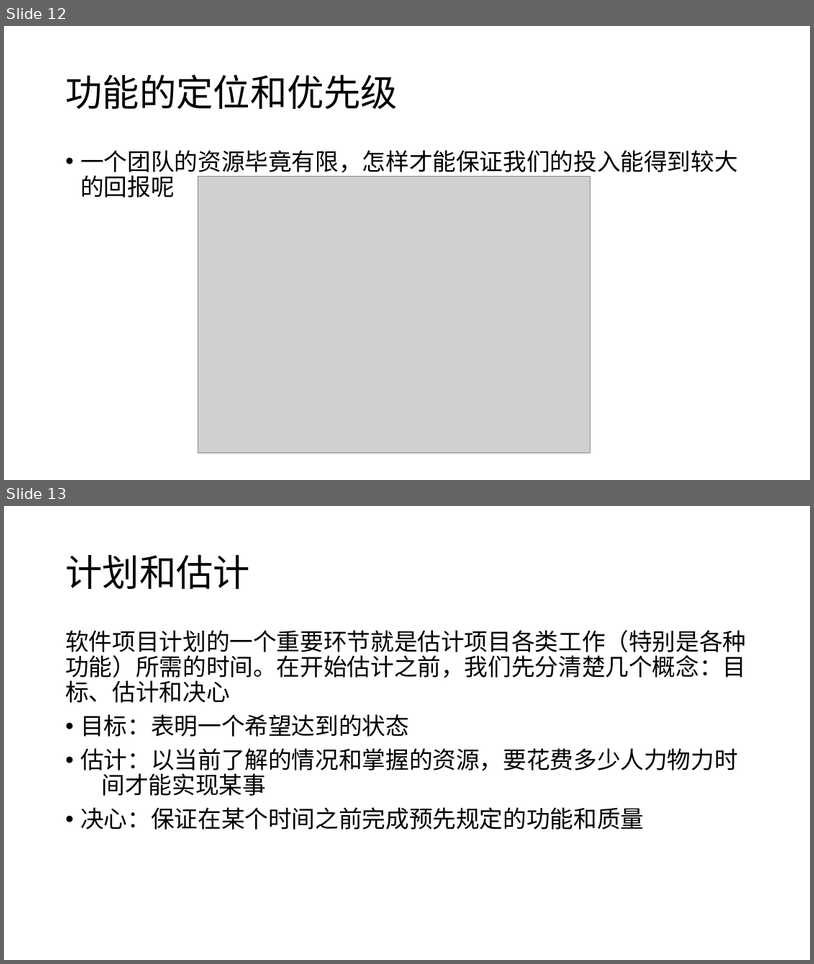
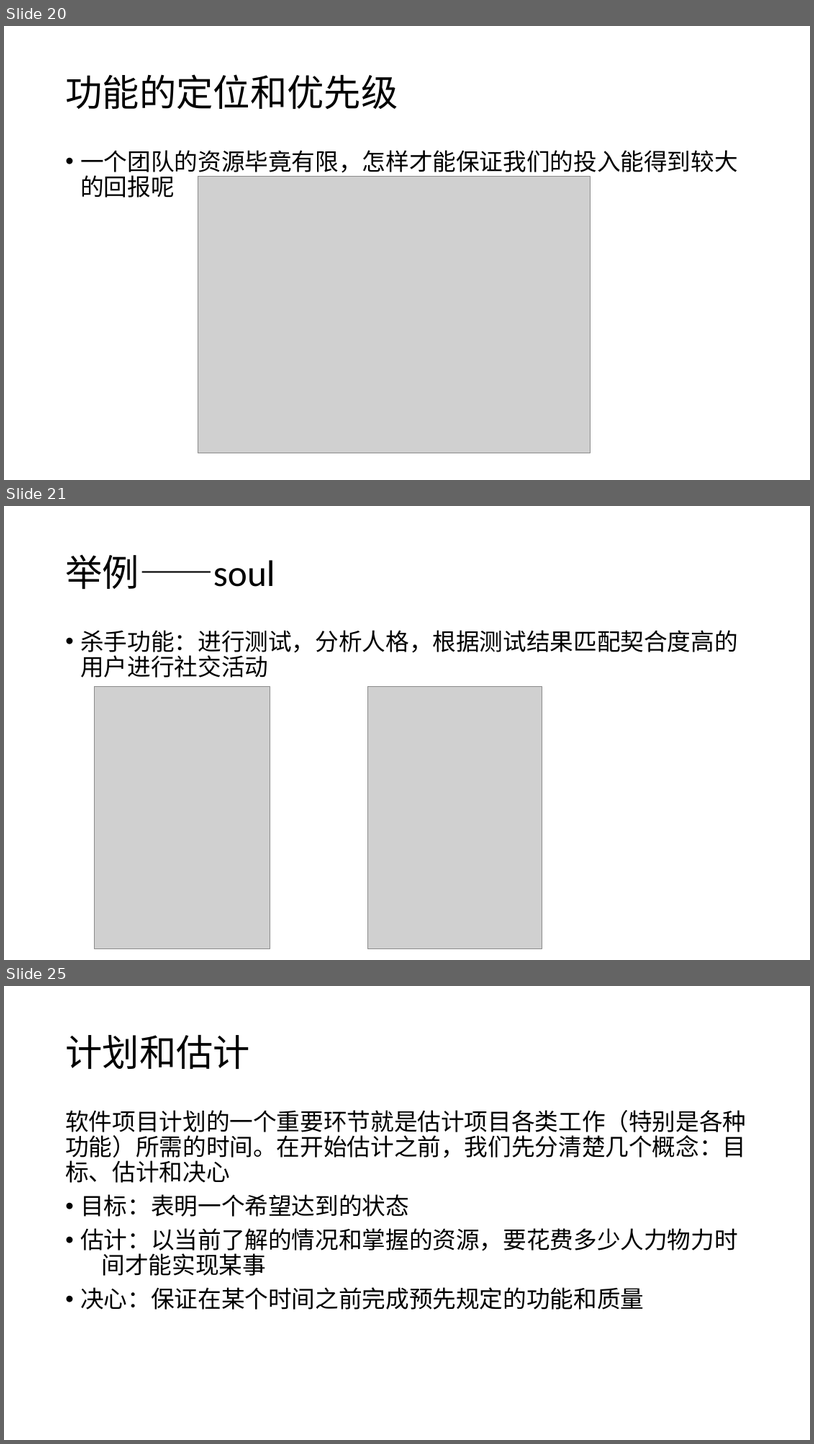
Before and after one commit to fzp1993/fzp19930803, a slide deck: 第八章.pptx. Shown one above the other, each under a label of ours: slides 12 and 13 before the commit, slides 20, 21 and 25 after it; the slides between them are not shown. The pictures are 814x964 and 814x1444 pixels, drawn with LibreOffice and Linux fonts; fonts in the diff are those of the drawing; grey boxes stand for pictures. Boxes give left, top, right and bottom in pixels: in the first picture for what was removed or moved away, otherwise in the second. Text is boxed around its words. In the diff, an @@ line names an element or a change of style, - is before the commit and + after.

```diff
--- a/第八章.pptx
+++ b/第八章.pptx
@@ slide 21 added at [4,506,810,960], background #FFFFFF @@
@@ title added at [65,554,275,589], 44 pt, text #000000 @@
+举例——soul
@@ text added at [80,630,738,677], 28 pt, text #000000 @@
+• 杀手功能：进行测试，分析人格，根据测试结果匹配契合度高的用户进行社交活动
@@ picture added at [95,686,270,949] @@
@@ picture added at [368,686,543,949] @@
@@ what was slide 12 is now slide 20 @@
@@ what was slide 13 is now slide 25 @@
```
Also in this commit, not shown: 1 slide changed, 11 other slides added.
